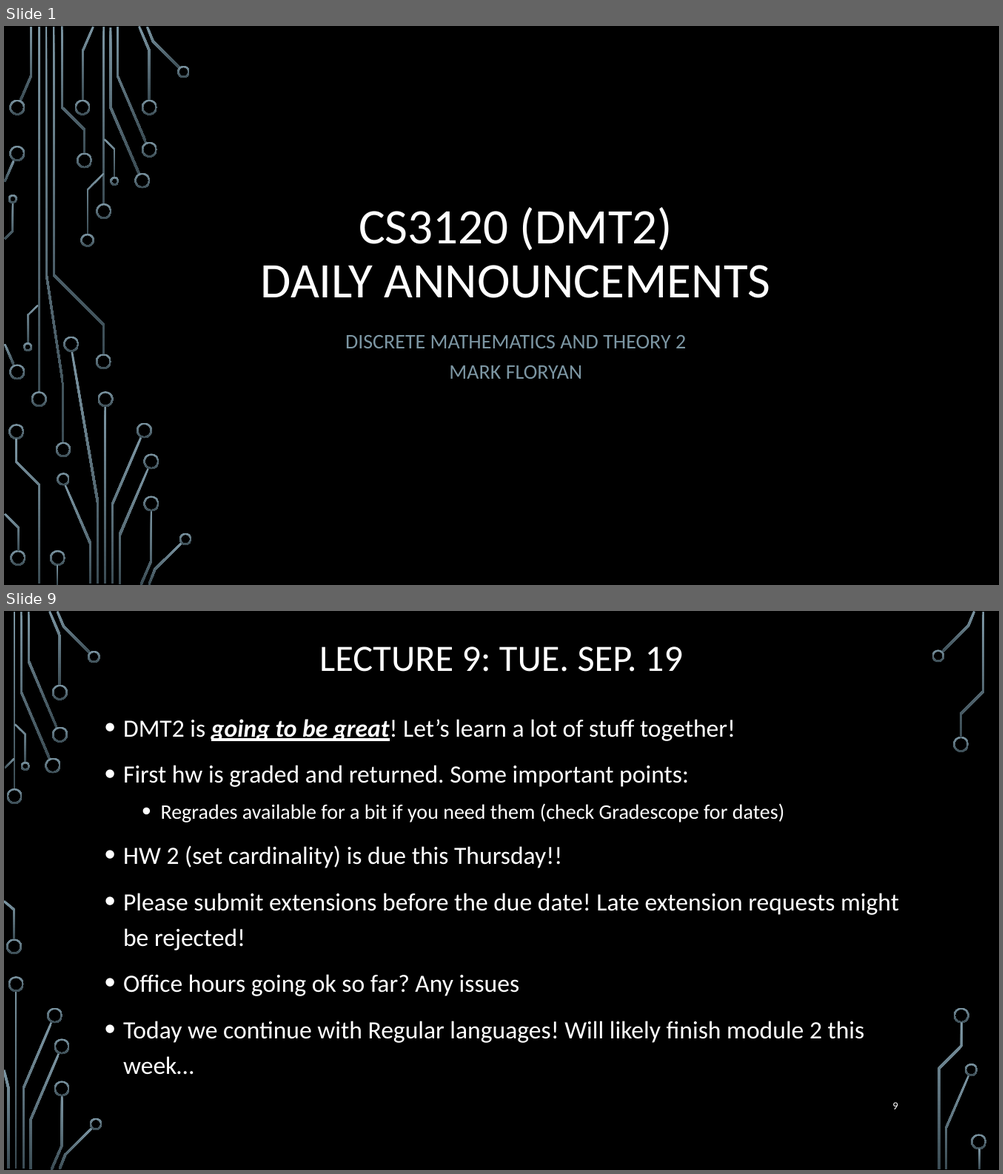
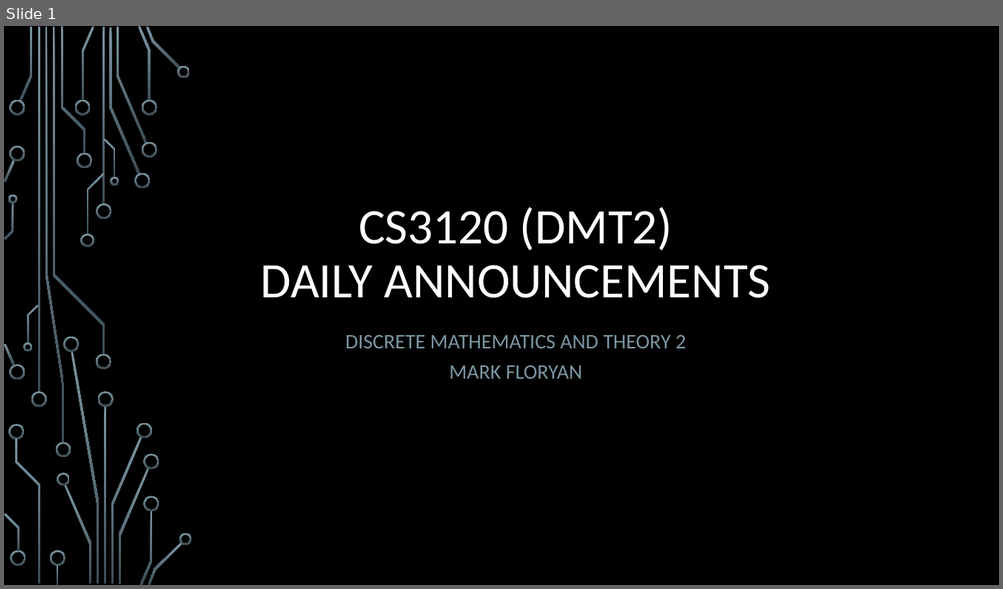
Before and after one commit to markfloryan/dmt2, a slide deck: slides/00-DailyAnnouncements.pptx. Shown one above the other, each under a label of ours: slides 1 and 9 before the commit, slide 1 after it; the slides between them are not shown. The pictures are 1003x1174 and 1003x589 pixels, drawn with LibreOffice and Linux fonts; fonts in the diff are those of the drawing; background and template pictures are left out. Boxes give left, top, right and bottom in pixels: in the first picture for what was removed or moved away, otherwise in the second. Text is boxed around its words. In the diff, an @@ line names an element or a change of style, - is before the commit and + after.

```diff
--- a/slides/00-DailyAnnouncements.pptx
+++ b/slides/00-DailyAnnouncements.pptx
@@ slide 9 removed at <box>4,611,999,1170</box>, background picture (left out) @@
@@ title removed at <box>319,647,683,672</box> @@
-LECTURE 9: TUE. SEP. 19
@@ text removed at <box>123,719,899,1075</box> @@
-• DMT2 is going to be great! Let’s learn a lot of stuff together!
-• First hw is graded and returned. Some important points:
-  • Regrades available for a bit if you need them (check Gradescope for dates)
-• HW 2 (set cardinality) is due this Thursday!!
-• Please submit extensions before the due date! Late extension requests might be rejected!
-• Office hours going ok so far? Any issues
-• Today we continue with Regular languages! Will likely finish module 2 this week…
@@ page number removed at <box>892,1102,897,1110</box> @@
-9
@@ group removed at <box>4,611,987,1170</box>: 33 freeform shapes, 3 rectangles @@
```
Also in this commit, not shown: 1 slide changed, 20 other slides removed, 5 other files.
